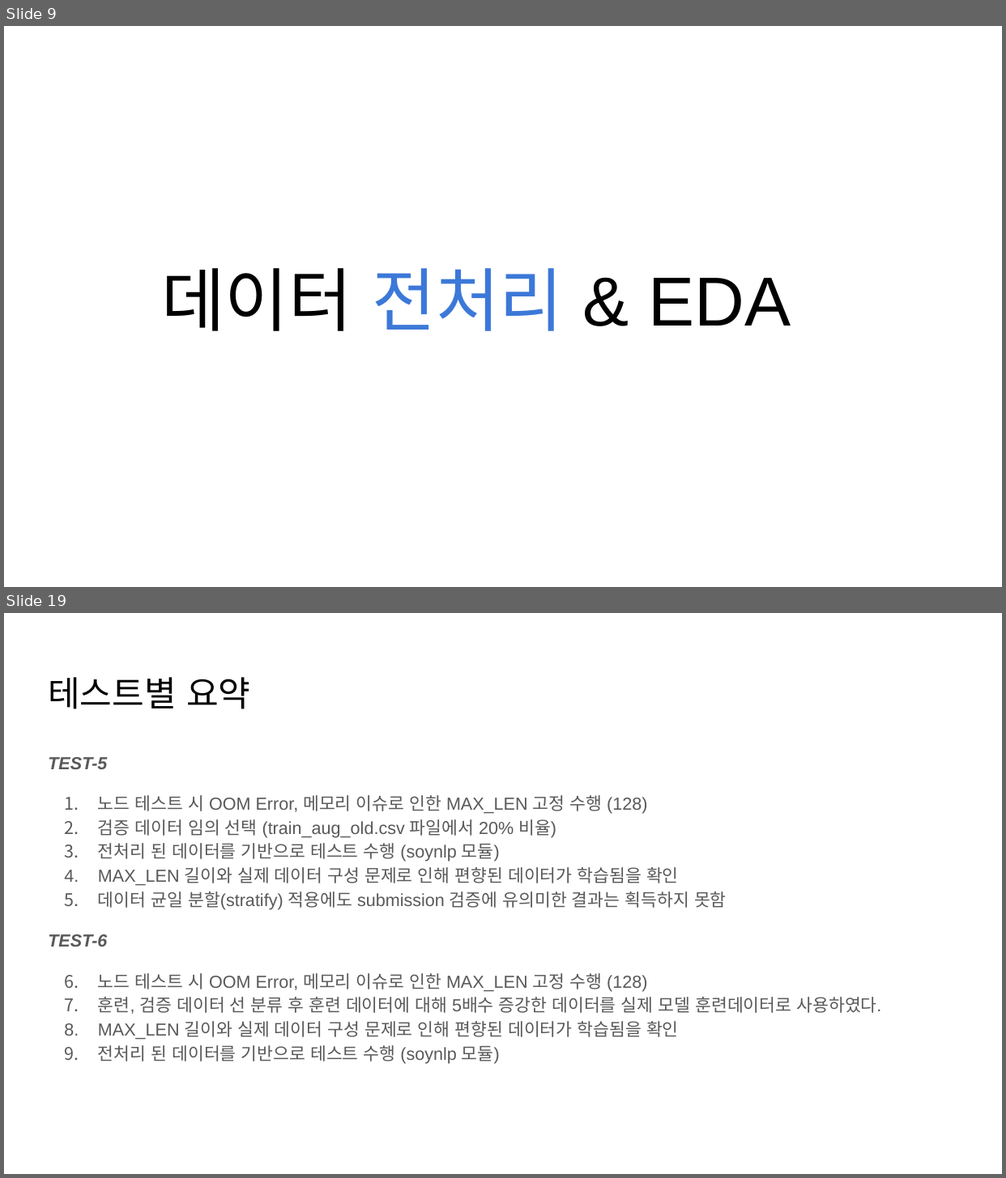
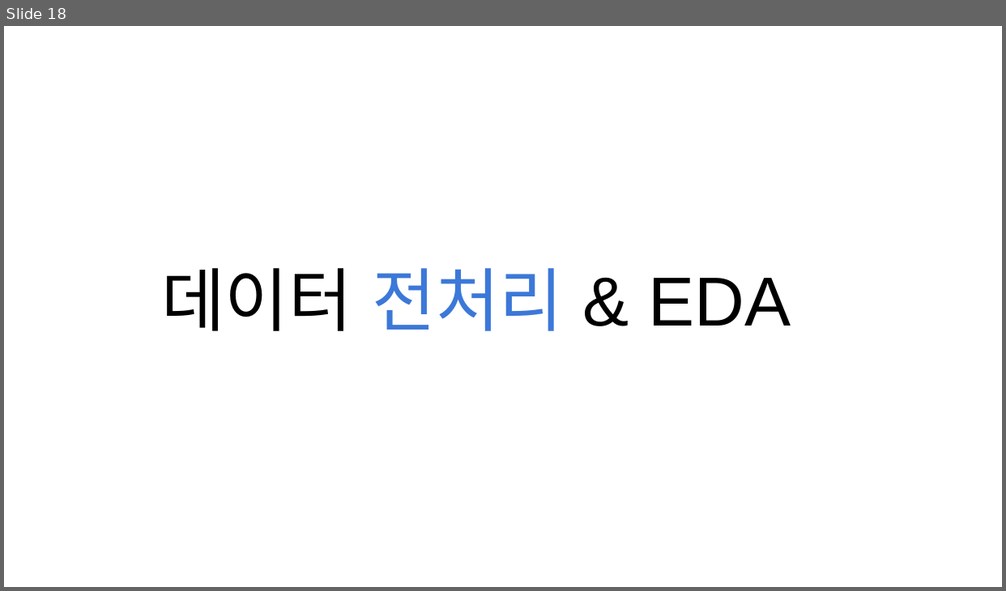
Before and after one commit to git-ThLee/AIFFEL_DLthon_NLP, a slide deck: presentation.pptx. Shown one above the other, each under a label of ours: slides 9 and 19 before the commit, slide 18 after it; the slides between them are not shown. The pictures are 1006x1178 and 1006x591 pixels, drawn with LibreOffice and Linux fonts; fonts in the diff are those of the drawing. Boxes give left, top, right and bottom in pixels: in the first picture for what was removed or moved away, otherwise in the second. Text is boxed around its words. In the diff, an @@ line names an element or a change of style, - is before the commit and + after.

```diff
--- a/presentation.pptx
+++ b/presentation.pptx
@@ slide 19 removed at <box>4,613,1002,1174</box>, background #FFFFFF @@
@@ title removed at <box>48,677,250,709</box> @@
-테스트별 요약
@@ text removed at <box>48,757,881,1064</box> @@
-TEST-5
-1. 노드 테스트 시 OOM Error, 메모리 이슈로 인한 MAX_LEN 고정 수행 (128)
-2. 검증 데이터 임의 선택 (train_aug_old.csv 파일에서 20% 비율)
-3. 전처리 된 데이터를 기반으로 테스트 수행 (soynlp 모듈)
-4. MAX_LEN 길이와 실제 데이터 구성 문제로 인해 편향된 데이터가 학습됨을 확인
-5. 데이터 균일 분할(stratify) 적용에도 submission 검증에 유의미한 결과는 획득하지 못함
-TEST-6
-1. 노드 테스트 시 OOM Error, 메모리 이슈로 인한 MAX_LEN 고정 수행 (128)
-2. 훈련, 검증 데이터 선 분류 후 훈련 데이터에 대해 5배수 증강한 데이터를 실제 모델 훈련데이터로 사용하였다.
-3. MAX_LEN 길이와 실제 데이터 구성 문제로 인해 편향된 데이터가 학습됨을 확인
-4. 전처리 된 데이터를 기반으로 테스트 수행 (soynlp 모듈)
@@ what was slide 9 is now slide 18 @@
```
Also in this commit, not shown: 11 slides changed, 32 slides added, 21 other slides removed.
